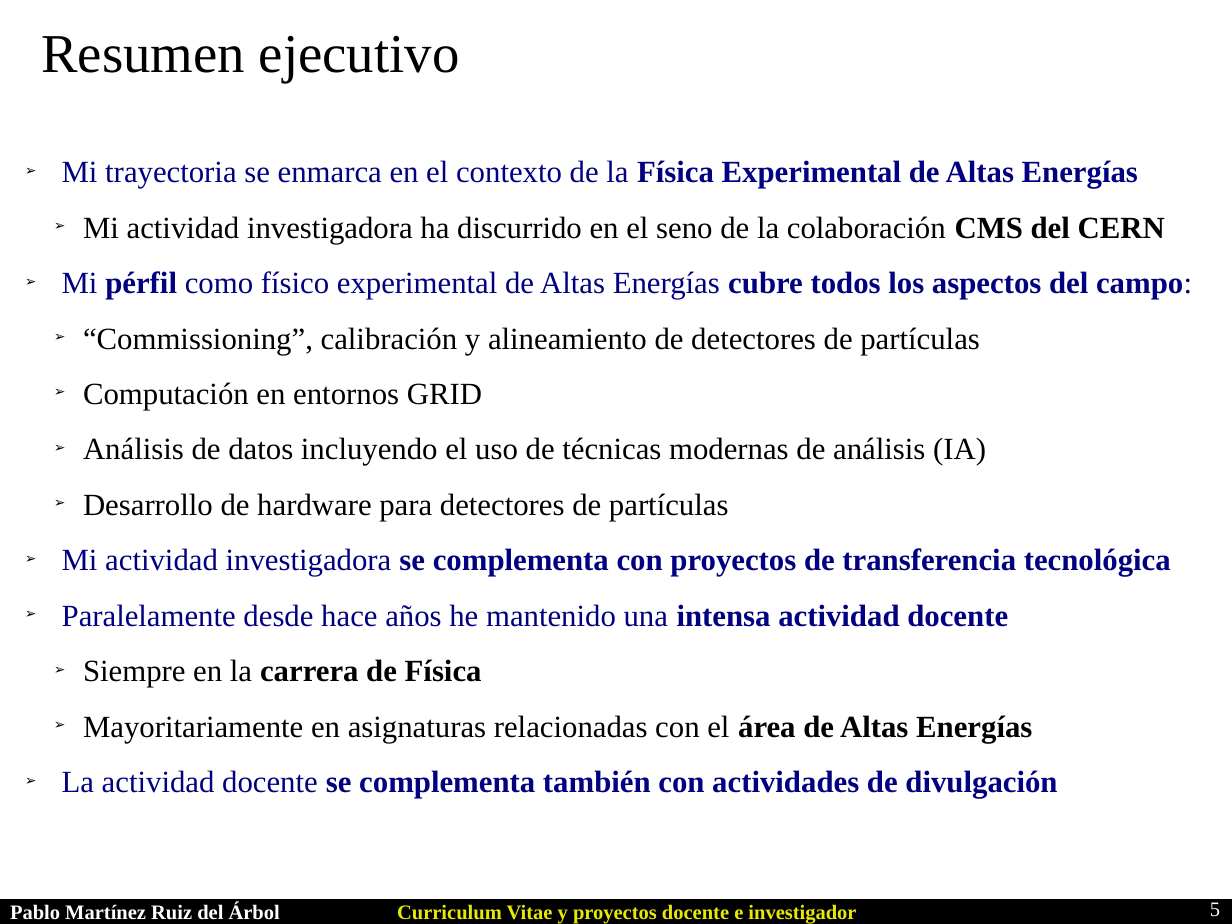
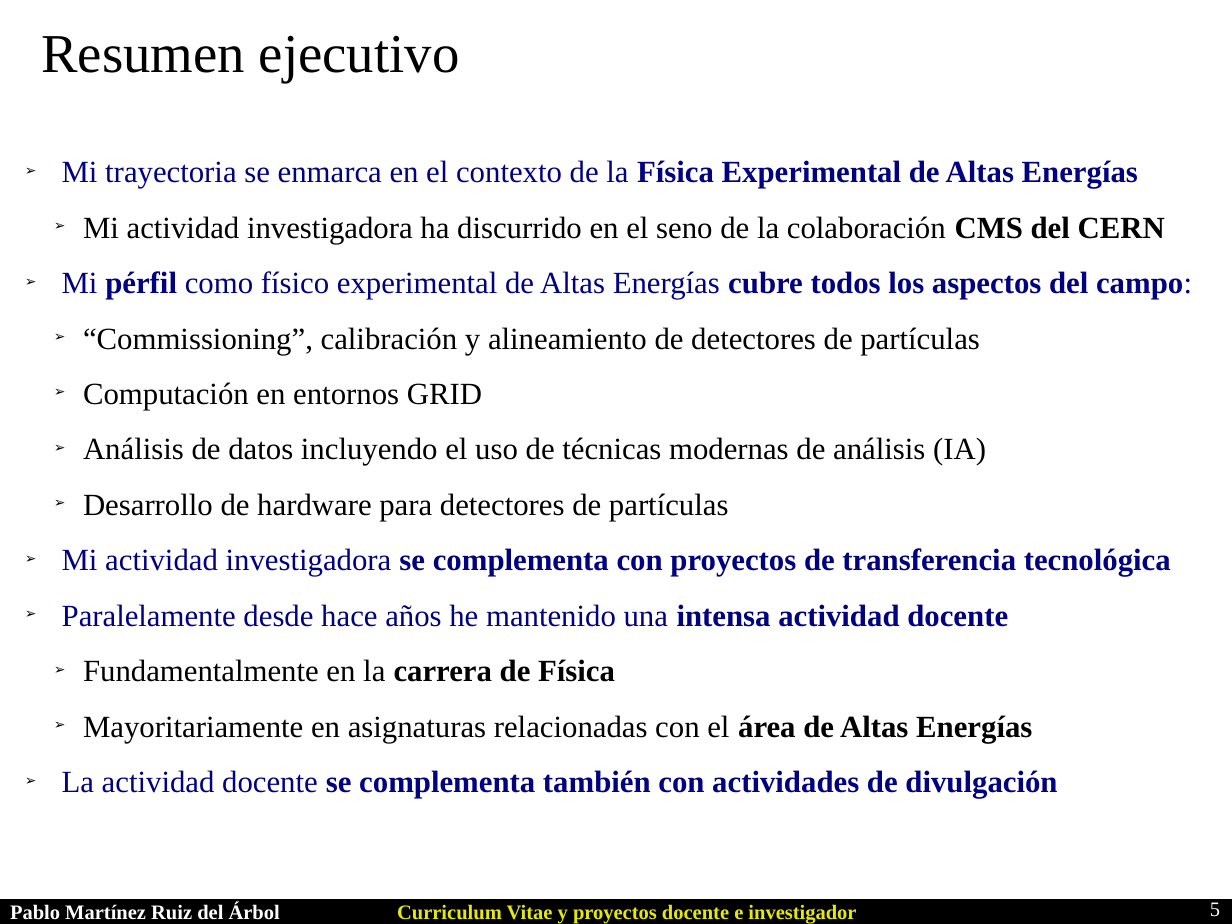
Before and after one commit to parbol/Plaza, a slide deck: slide 5 of Presentacion/Presentacion.odp. Drawn at 1232x924 pixels with LibreOffice and Linux fonts; fonts in the diff are those of the drawing. Boxes give left, top, right and bottom in pixels: in the first picture for what was removed or moved away, otherwise in the second. Text is boxed around its words. In the diff, an @@ line names an element or a change of style, - is before the commit and + after.

```diff
--- a/Presentacion/Presentacion.odp
+++ b/Presentacion/Presentacion.odp
@@ text at bbox=[83, 659, 615, 682]: text changed; bold off @@
-  ➢ Siempre en la carrera de Física
+  ➢ Fundamentalmente en la carrera de Física
```
Also in this commit, not shown: 7 other slides changed, 11 slides added, 9 other files.
